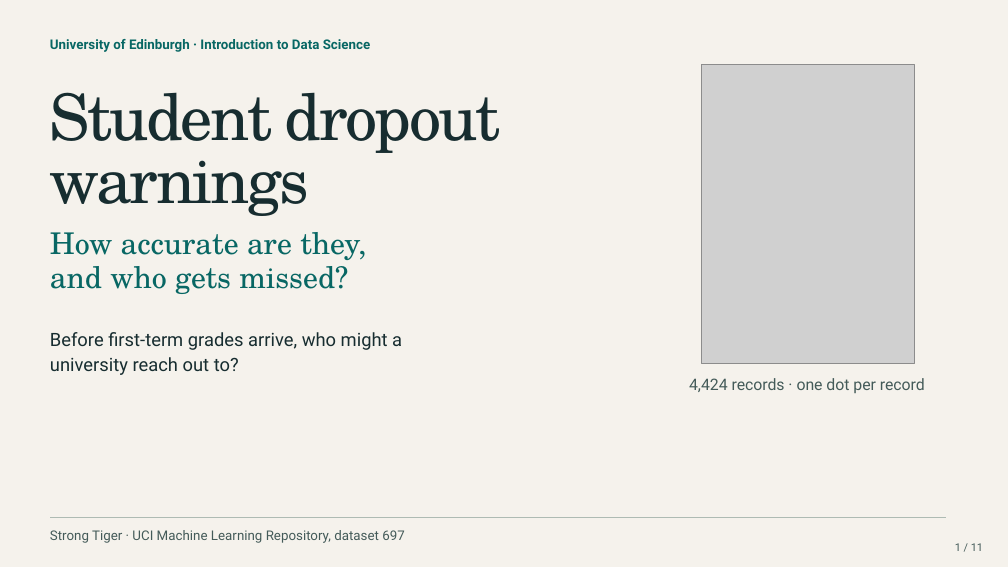
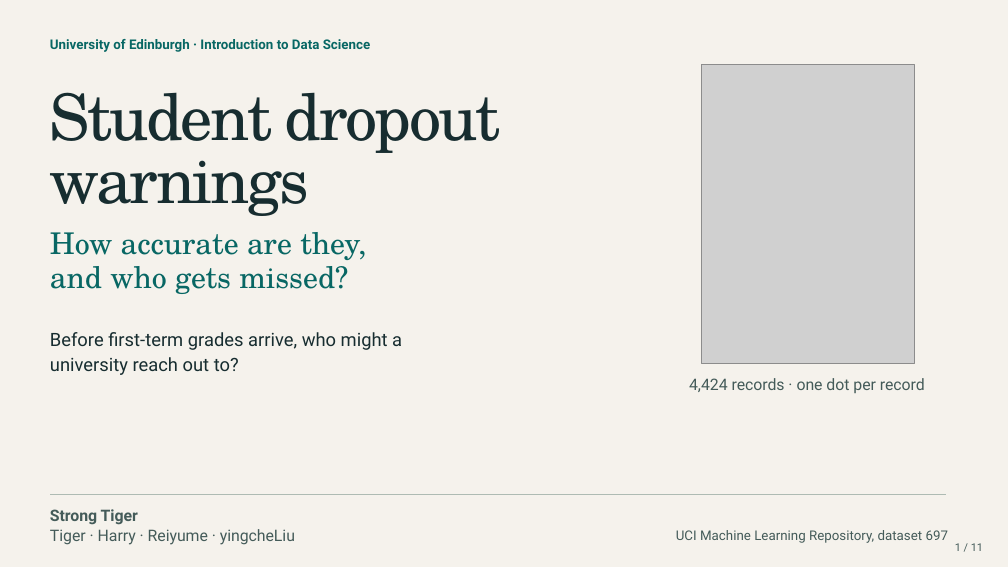
Before and after one commit to Tigershengsheng/ids-project, a slide deck: slide 1 of output/powerpoint/Student_Dropout_Presentation.pptx. Drawn at 1008x567 pixels with LibreOffice and Linux fonts; fonts in the diff are those of the drawing; grey boxes stand for pictures. Boxes give left, top, right and bottom in pixels: in the first picture for what was removed or moved away, otherwise in the second. Text is boxed around its words. In the diff, an @@ line names an element or a change of style, - is before the commit and + after.

```diff
--- a/output/powerpoint/Student_Dropout_Presentation.pptx
+++ b/output/powerpoint/Student_Dropout_Presentation.pptx
@@ freeform shape: place and size @@
-freeform shape at <box>50,517,946,518</box>
+freeform shape at <box>50,494,946,495</box>
@@ text at <box>50,509,138,525</box>: text changed; size 12.7 to 15.1 pt; bold on @@
-Strong Tiger · UCI Machine Learning Repository, dataset 697
+Strong Tiger
@@ text added at <box>50,529,295,545</box>, 15.1 pt, text #445B59 @@
+Tiger · Harry · Reiyume · yingcheLiu
@@ text added at <box>676,530,949,543</box>, 12.7 pt, text #445B59 @@
+UCI Machine Learning Repository, dataset 697
```
Also in this commit, not shown: 1 other slide changed, 7 other files.
